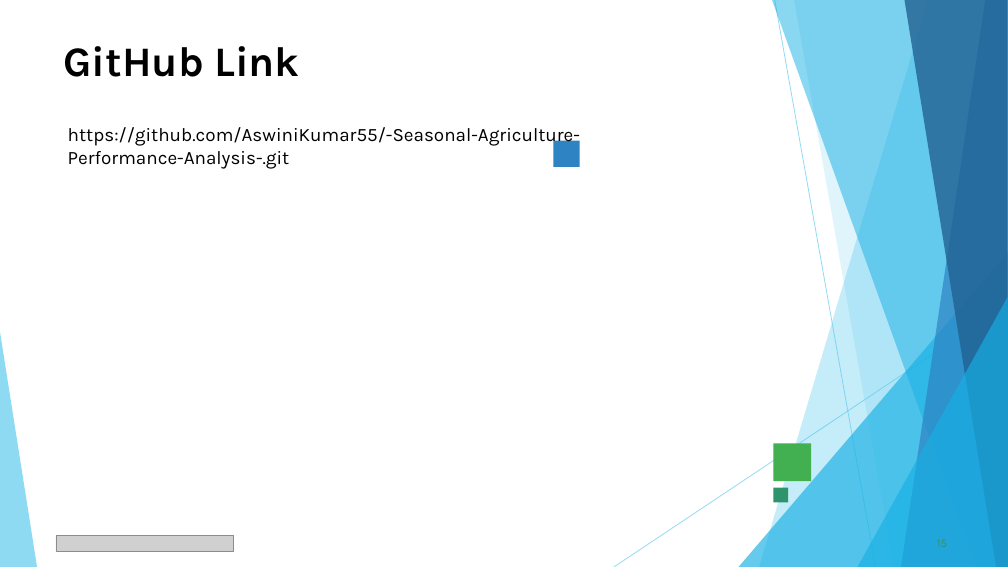
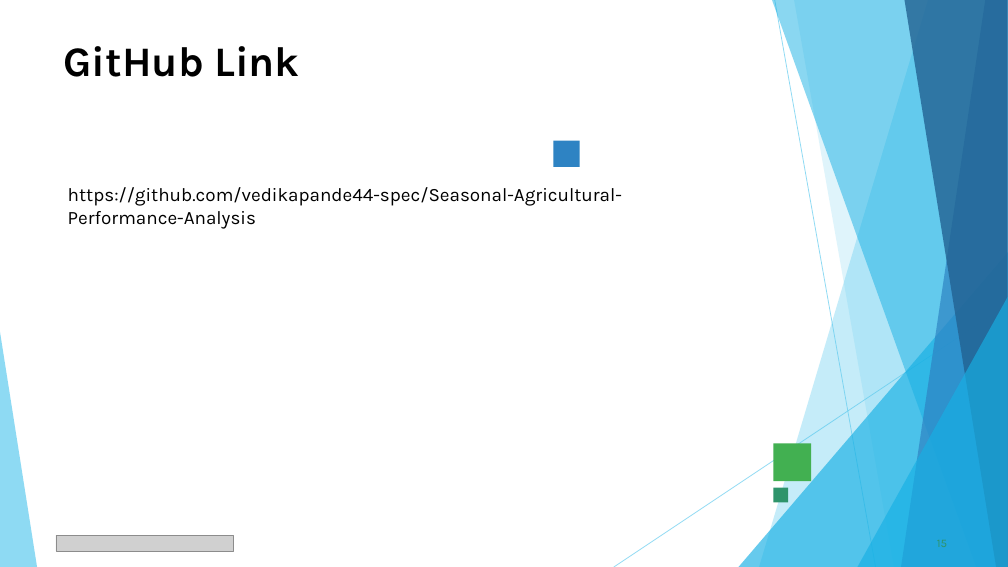
Before and after one commit to vedikapande44-spec/Seasonal-Agricultural-Performance-Analysis, a slide deck: slide 15 of VOIS_Major_Project_Vedika Pande.pptx. Drawn at 1008x567 pixels with LibreOffice and Linux fonts; fonts in the diff are those of the drawing; grey boxes stand for pictures. Boxes give left, top, right and bottom in pixels: in the first picture for what was removed or moved away, otherwise in the second. Text is boxed around its words. In the diff, an @@ line names an element or a change of style, - is before the commit and + after.

```diff
--- a/VOIS_Major_Project_Vedika Pande.pptx
+++ b/VOIS_Major_Project_Vedika Pande.pptx
@@ text at [68,187,622,229]: text changed @@
-https://github.com/AswiniKumar55/-Seasonal-Agriculture-Performance-Analysis-.git
+https://github.com/vedikapande44-spec/Seasonal-Agricultural-Performance-Analysis
```
Also in this commit, not shown: 14 other slides changed.
